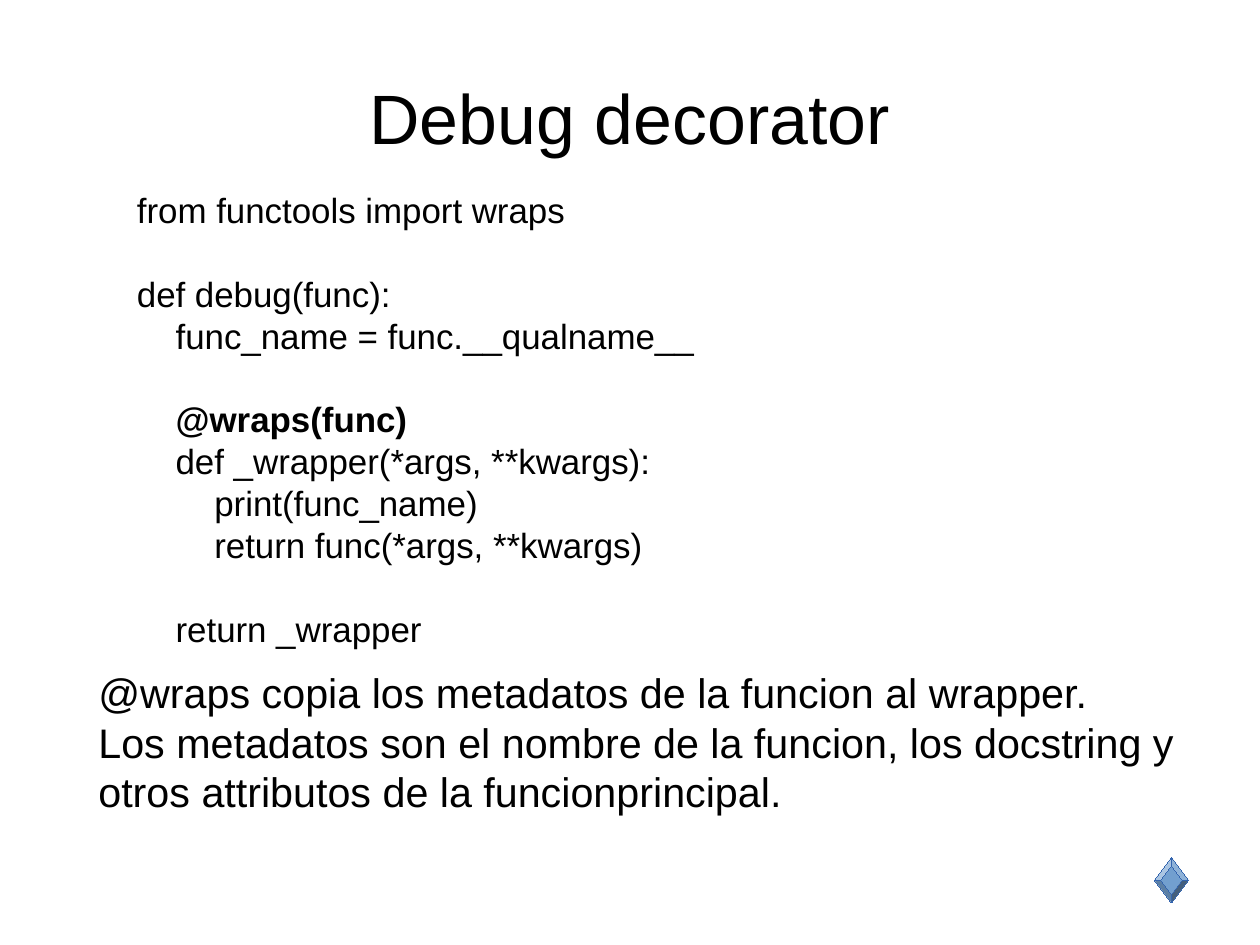
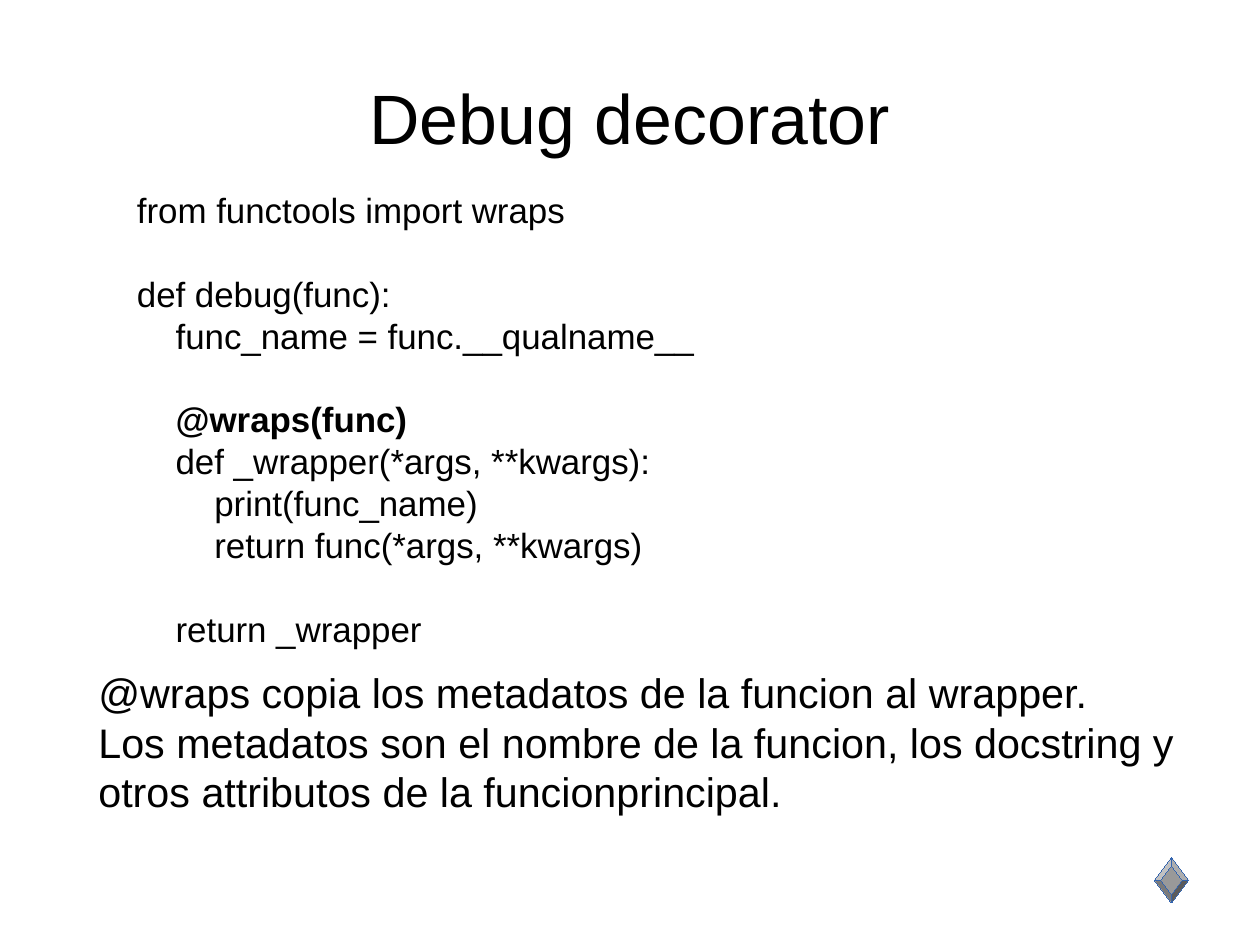
Before and after one commit to niwinz/niwi-slides, a slide deck: slide 19 of meta-py3/slides.odp. Drawn at 1260x945 pixels with LibreOffice and Linux fonts; fonts in the diff are those of the drawing. Boxes give left, top, right and bottom in pixels: in the first picture for what was removed or moved away, otherwise in the second. Text is boxed around its words. In the diff, an @@ line names an element or a change of style, - is before the commit and + after.

```diff
--- a/meta-py3/slides.odp
+++ b/meta-py3/slides.odp
@@ freeform shape at [1155, 858, 1189, 903]: fill #729FCF to #999999 @@
```
Also in this commit, not shown: 1 other slide changed, 19 slides added.
